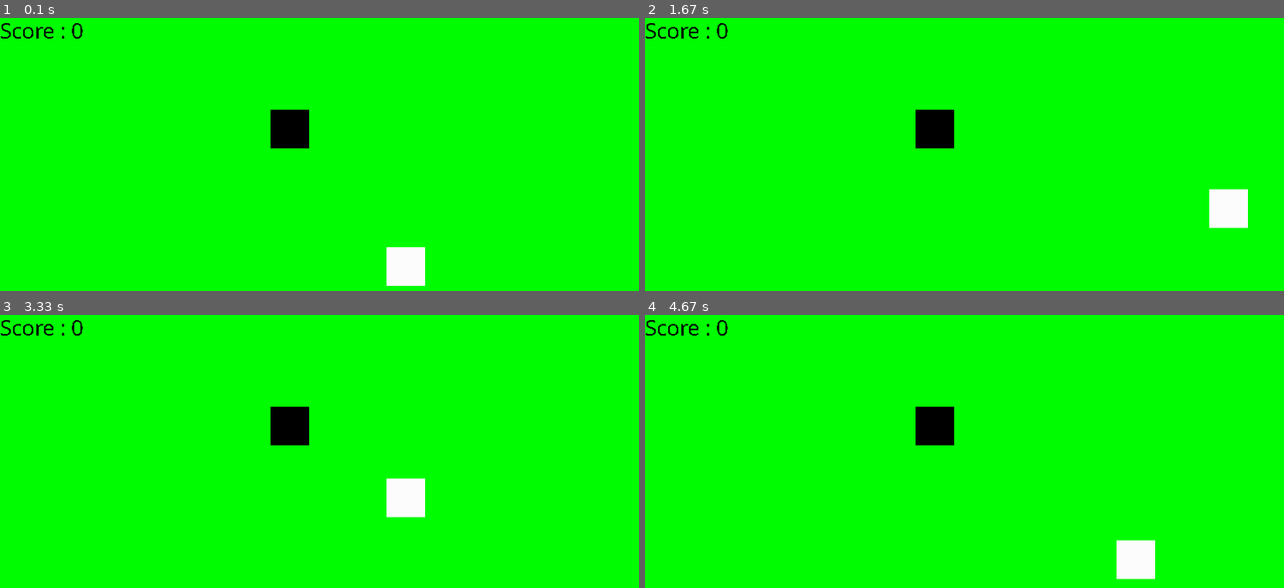
Above: before the commit, frames 1-4 (two rows, left to right).
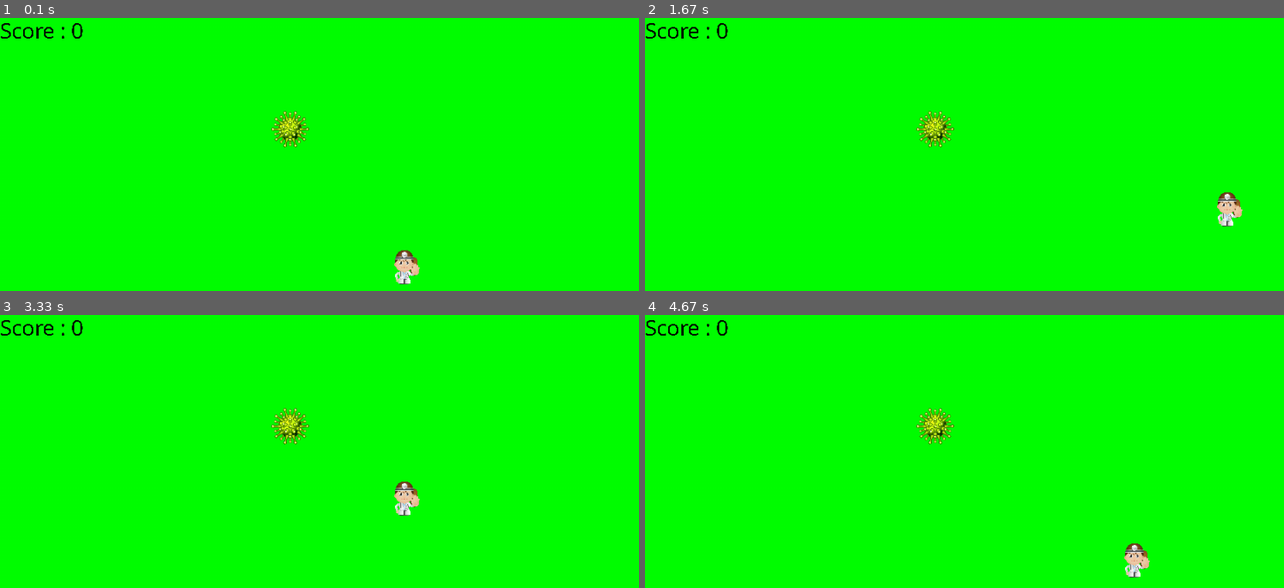
Above: after the commit, the same moments.

Repository: sanjay-rb/CatchCorona_Pygame
Game: pygame game, started from CatchCorona.py
The game is run twice, just before and just after one commit, with the same random seed, the same clock (stepped at 60 frames per second) and the same inputs.
Inputs:
- Up to frame 1 (0.1 s): no input
- Up to frame 2 (1.67 s): hold Right 0.33-0.8 s; hold Up 0.83-1.13 s; hold Right 1.17-1.63 s
- Up to frame 3 (3.33 s): hold Left 1.67-2.2 s; hold Down 2.23-2.53 s; hold Left 2.57-2.97 s; hold Up from 3 s (still down)
- Up to frame 4 (4.67 s): release Up at 3.37 s; hold Right 3.4-4.03 s; hold Down 4.07-4.43 s; hold Left from 4.47 s (still down)

The runs differ from the first frame. In frame 1, 1.7% of the frame differs, in the area x 42-67%, y 33-99%; in frame 2, 1.7%; in frame 3, 1.7%; in frame 4, 1.7%, in the area x 42-80%, y 33-97%.

Commit message:
Added levels and images

Diff:
--- a/CatchCorona.py
+++ b/CatchCorona.py
@@ -21,10 +21,15 @@
 
 # init the score....
 score = 0
+level = 1
 
 # setup the font to text....
 myfont = pygame.font.SysFont('Comic Sans MS', 30)
 textsurface = myfont.render('Score : '+str(score), False, (0, 0, 0))
+
+# set images....
+corona_img = pygame.image.load(r"img\corona.png")
+doctor_img = pygame.image.load(r"img\doctor.png")
 
 # start the game clock for timer to auto refresh....
 clock = pygame.time.Clock()
@@ -48,7 +53,7 @@
 			sys.exit()
 
 		# If Doctor kill the corona....
-		if doc_x in range(corona_x-50, corona_x+50) and doc_y in range(corona_y-50, corona_y+50):
+		if doc_x in range(corona_x-75, corona_x+75) and doc_y in range(corona_y-75, corona_y+75):
 			corona_x = random.randint(1, 500)
 			corona_y = random.randint(1, 300)
 			score += 1
@@ -63,12 +68,20 @@
 	# Refreshing the Screen for every timer....
 	screen.fill(screen_color)
 	'''Create the Corona'''
-	pygame.draw.rect(screen, (0, 0, 0), [corona_x, corona_y, 50, 50])
+	screen.blit(pygame.transform.scale(corona_img, (50, 50)), (corona_x, corona_y))
 	'''Create the Doctor'''
-	pygame.draw.rect(screen, (255, 255, 255), [doc_x, doc_y, 50, 50])
+	screen.blit(pygame.transform.scale(doctor_img, (50, 50)), (doc_x, doc_y))
 	'''Display the Score'''
 	textsurface = myfont.render('Score : '+str(score), False, (0, 0, 0))
 	screen.blit(textsurface,(0,0))
+
+	# update level
+	if score > 10: level = 5
+	elif score > 20 : level = 10
+	elif score > 30 : level = 15
+	elif score > 40 : level = 20
+	elif score > 50 : level = 25
+
 	'''Update the screen'''
 	pygame.display.update()
-	clock.tick(50+score*5)
+	clock.tick(50+score*level)
Binary file added: img/corona.png
Binary file added: img/doctor.png
